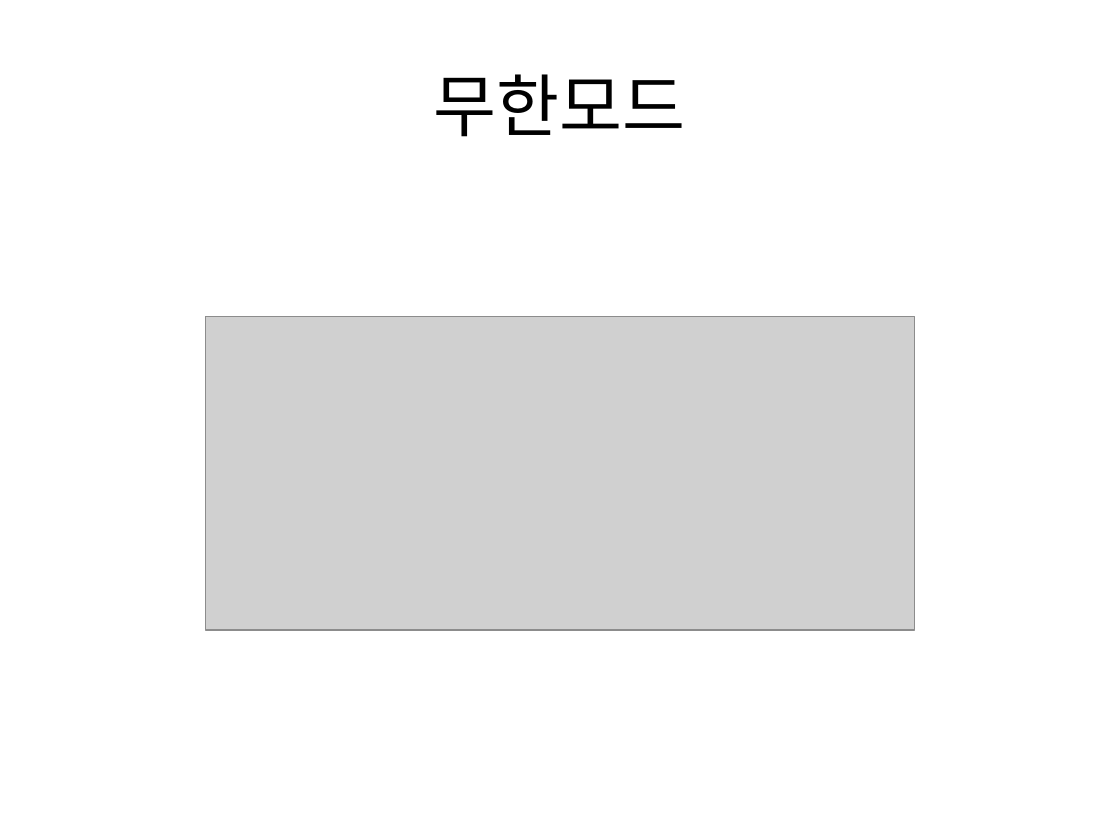
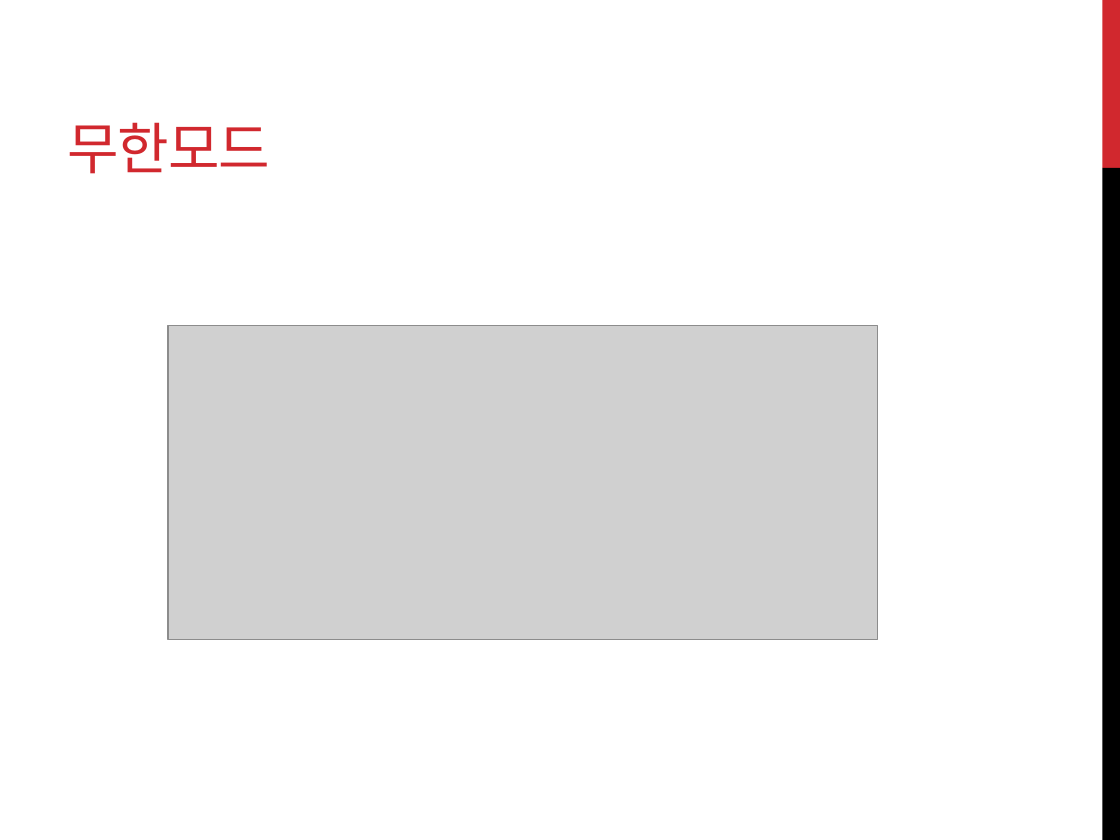
Before and after one commit to avocato8/minesweeper, a slide deck: slide 12 of 데스크탑 기반 애플리케이션 제작 프로젝트.pptx. Drawn at 1120x840 pixels with LibreOffice and Linux fonts; fonts in the diff are those of the drawing; grey boxes stand for pictures. Boxes give left, top, right and bottom in pixels: in the first picture for what was removed or moved away, otherwise in the second. Text is boxed around its words. In the diff, an @@ line names an element or a change of style, - is before the commit and + after.

```diff
--- a/데스크탑 기반 애플리케이션 제작 프로젝트.pptx
+++ b/데스크탑 기반 애플리케이션 제작 프로젝트.pptx
@@ title "무한모드": place and size @@
-title "무한모드" at <box>434,74,686,137</box>
+title "무한모드" at <box>67,122,270,174</box>
@@ title "무한모드" at <box>67,122,270,174</box>: size 44 to 36 pt, font Noto Sans CJK KR to Montserrat, text colour #000000 to #D1282E, letter spacing 0 to -0.6 pt; alignment centre to left; vertical alignment middle to bottom @@
@@ rectangle added at <box>1102,0,1120,168</box>, fill #D1282E @@
@@ rectangle added at <box>1102,168,1120,840</box>, fill #000000 @@
@@ picture: place and size @@
-picture at <box>205,316,914,629</box>
+picture at <box>168,326,877,640</box>
```
Also in this commit, not shown: 10 other slides changed, 1 slide added, 1 slide removed.
